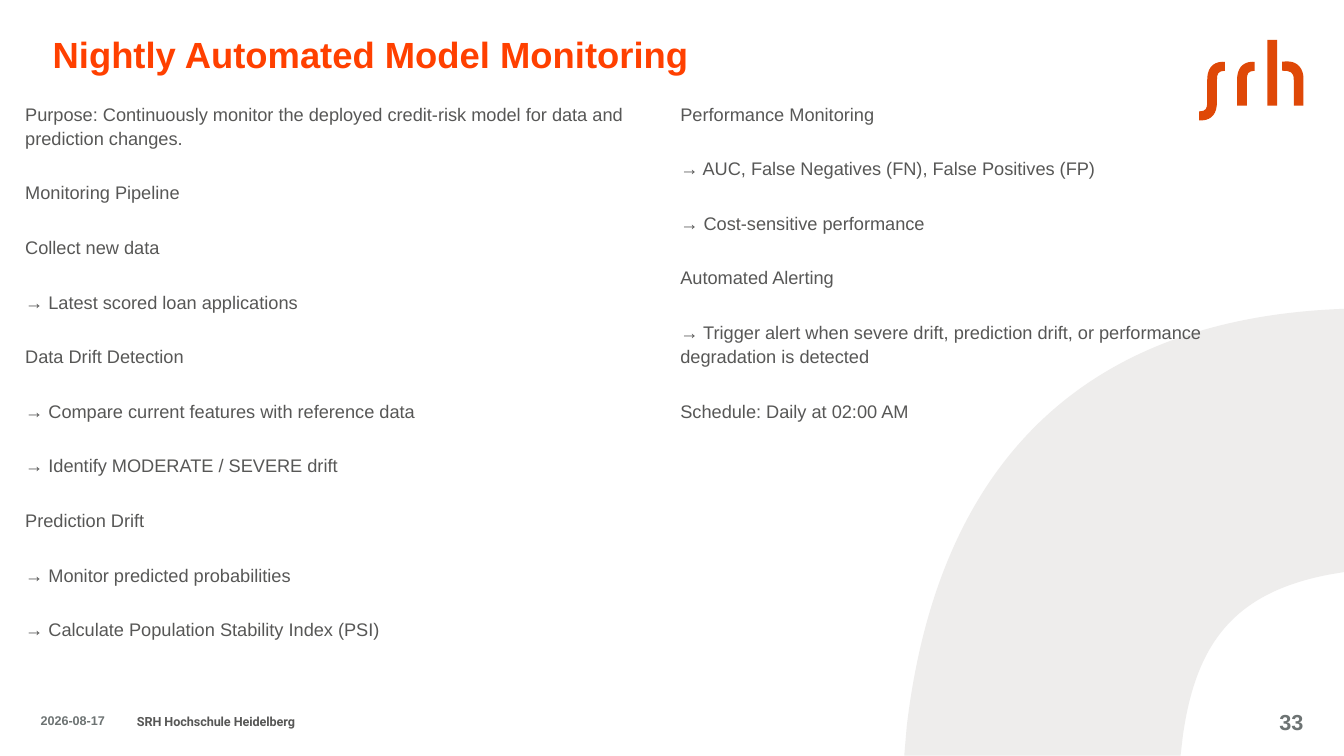
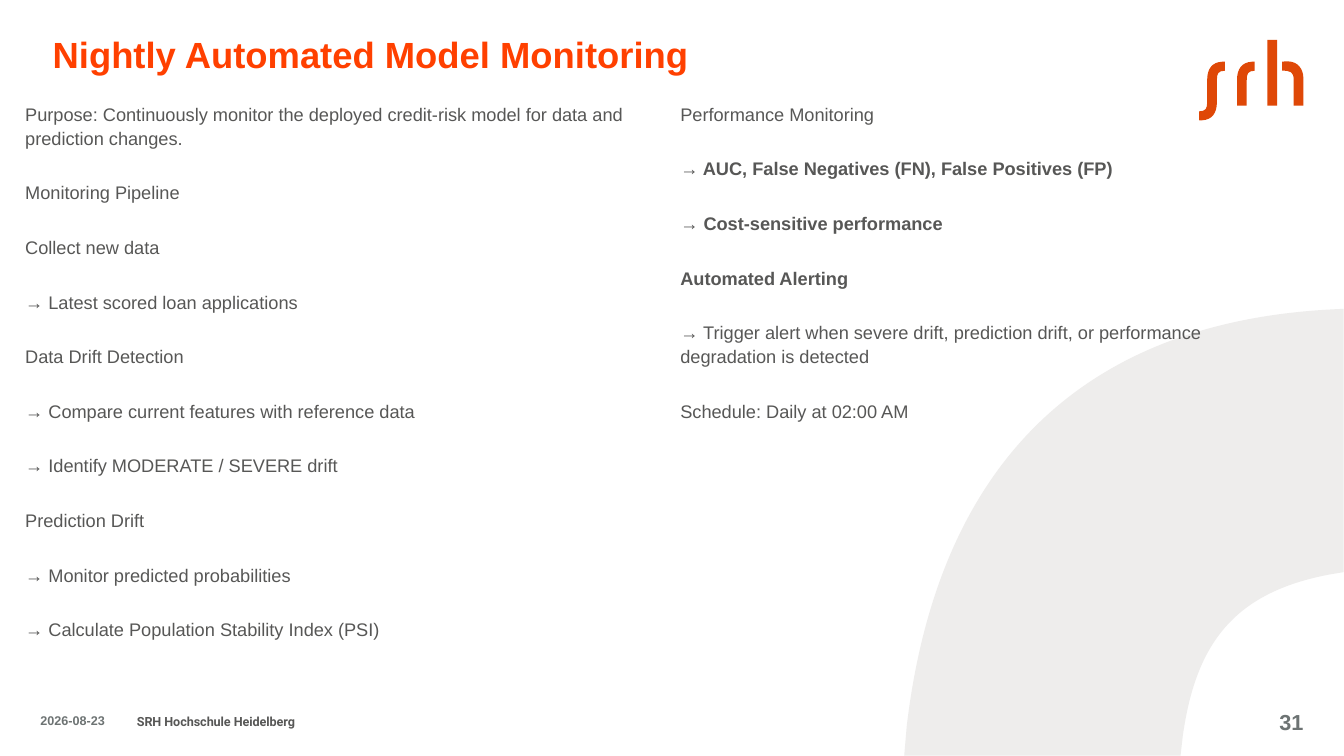
Before and after one commit to aminfeli/Thesis, a slide deck: slide 31 of 7-Presentation/presentation.pptx (slide 33 before the commit). Drawn at 1344x756 pixels with LibreOffice and Linux fonts; fonts in the diff are those of the drawing. Boxes give left, top, right and bottom in pixels: in the first picture for what was removed or moved away, otherwise in the second. Text is boxed around its words. In the diff, an @@ line names an element or a change of style, - is before the commit and + after.

```diff
--- a/7-Presentation/presentation.pptx
+++ b/7-Presentation/presentation.pptx
@@ text at (x1=680, y1=162, x2=1112, y2=289): bold on in "→ AUC, False Negatives (FN), False Positives ...", "→ Cost-sensitive performance", "Automated Alerting" @@
@@ freeform shape at (x1=904, y1=309, x2=1344, y2=755): outline redrawn @@
@@ text at (x1=40, y1=716, x2=104, y2=725): text changed @@
-2026-08-17
+2026-08-23
@@ page number at (x1=1279, y1=715, x2=1303, y2=730): text changed @@
-33
+31
```
Also in this commit, not shown: 30 other slides changed, 2 slides added, 3 slides removed.
